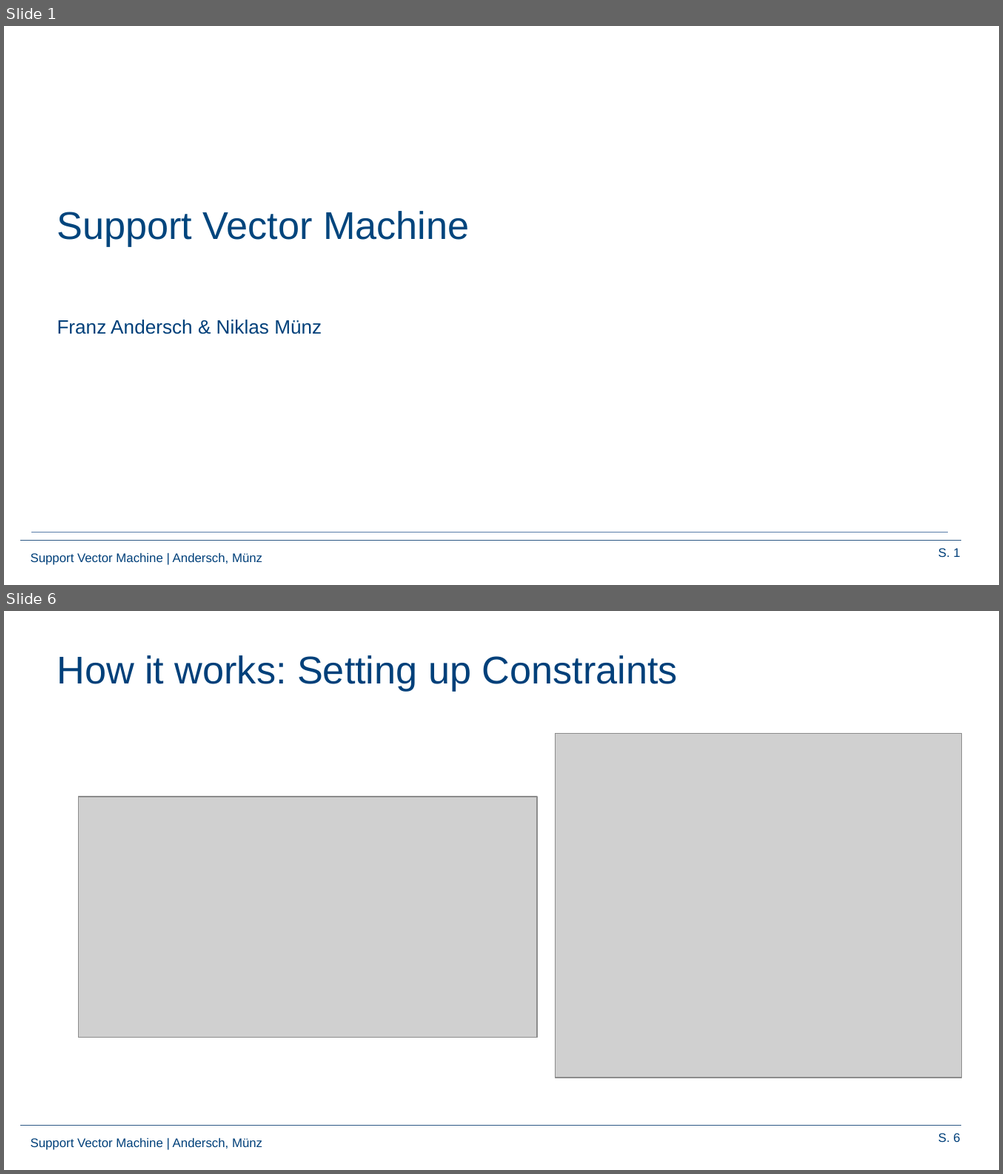
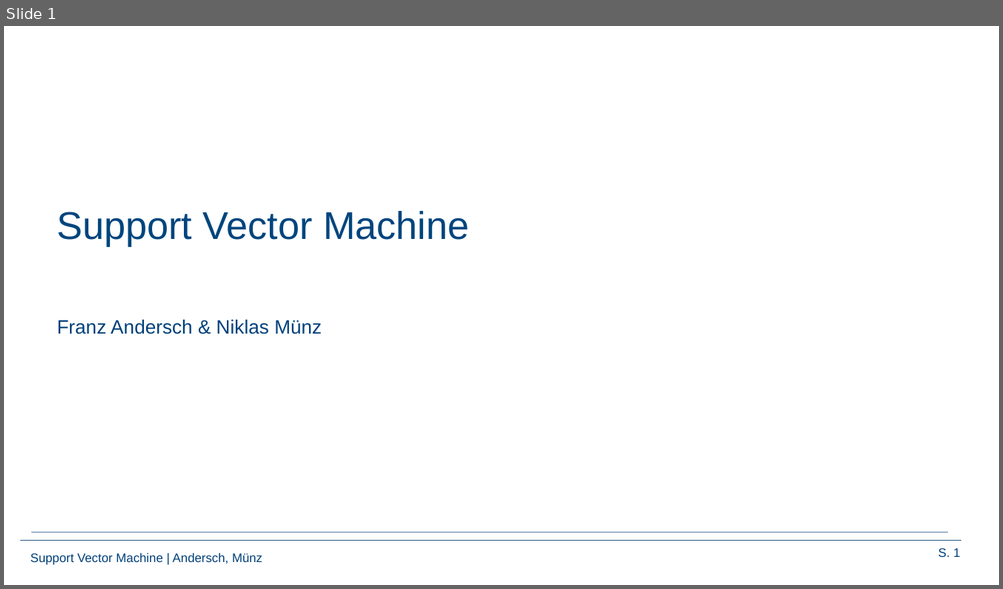
Before and after one commit to Frandersch/Statistical-Machine-Learning, a slide deck: Präsentation/Support Vector Machines.pptx. Shown one above the other, each under a label of ours: slides 1 and 6 before the commit, slide 1 after it; the slides between them are not shown. The pictures are 1003x1174 and 1003x589 pixels, drawn with LibreOffice and Linux fonts; fonts in the diff are those of the drawing; grey boxes stand for pictures; background and template pictures are left out. Boxes give left, top, right and bottom in pixels: in the first picture for what was removed or moved away, otherwise in the second. Text is boxed around its words. In the diff, an @@ line names an element or a change of style, - is before the commit and + after.

```diff
--- a/Präsentation/Support Vector Machines.pptx
+++ b/Präsentation/Support Vector Machines.pptx
@@ slide 6 removed at <box>4,611,999,1170</box>, background #FFFFFF; not listed: 3 template elements that a slide beside it also shows @@
@@ title removed at <box>57,655,677,691</box> @@
-How it works: Setting up Constraints
@@ picture removed at <box>555,733,961,1079</box> @@
@@ picture removed at <box>79,797,537,1038</box> @@
```
Also in this commit, not shown: 12 slides changed, 11 slides added, 7 other slides removed.
